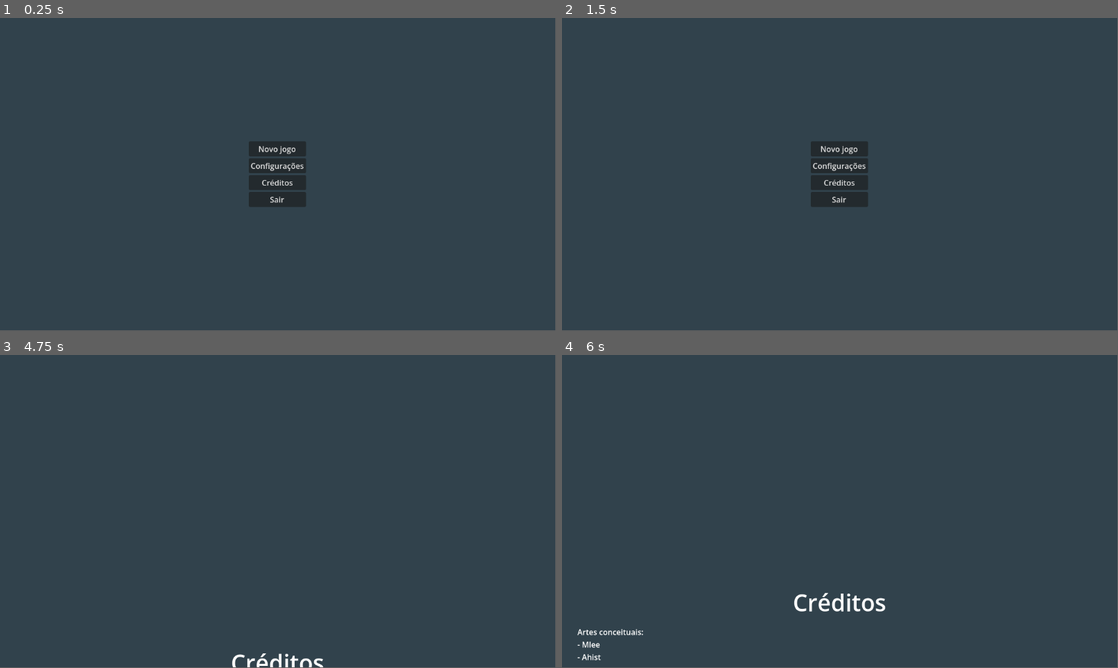
Above: before the commit, frames 1-4 (two rows, left to right).
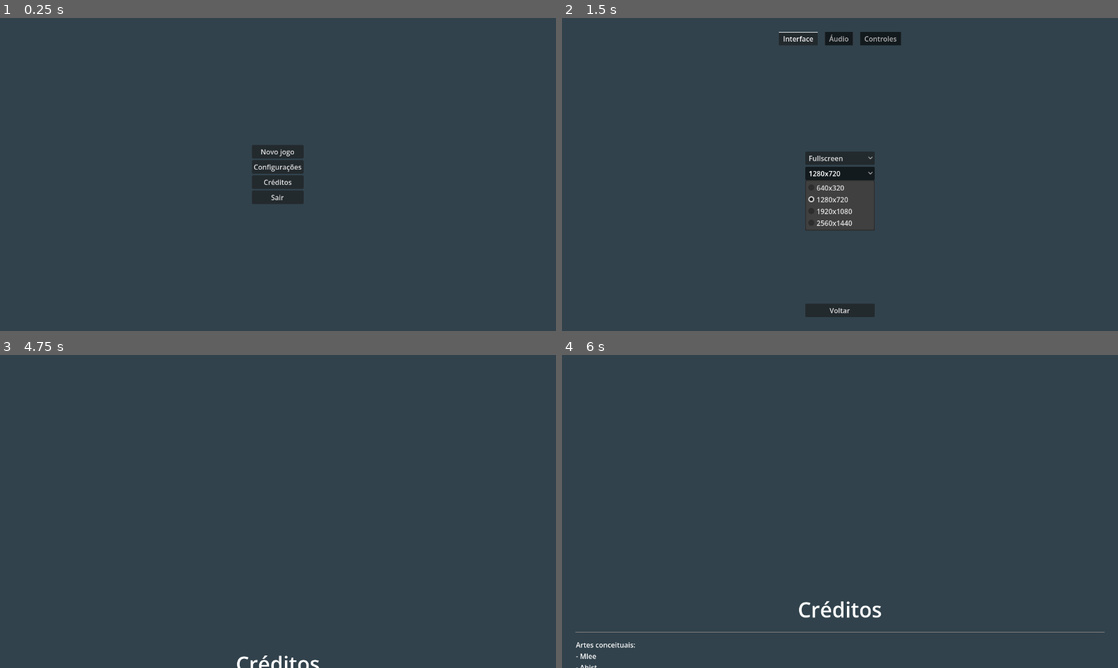
Above: after the commit, the same moments.

Repository: Pipocas-Tristes/carimbo-game
Game: Godot game, scene res://telas/tela_inicial.tscn
The game is run twice, just before and just after one commit, with the same random seed, the same clock (stepped at 60 frames per second) and the same inputs. Before the commit the project has no main scene; this scene is started directly in both runs.
Inputs (mouse positions are in pixels of both pictures, inside the frame that each line leads up to):
- Up to frame 1 (0.25 s): no input
- Up to frame 2 (1.5 s): click "Configurações" at 0.5 s; click (840, 174) at 1.25 s, where only the run after the commit has a clickable "1280x720"
- Up to frame 3 (4.75 s): click (278, 646) at 2 s, where only the run after the commit has a clickable "Voltar"; click "Novo jogo" at 2.75 s; click "Novo jogo" at 3.5 s; click "Créditos" at 4.25 s
- Up to frame 4 (6 s): click "Créditos" at 5 s; click "Novo jogo" at 5.75 s
In our replay, the window is 799x449 before the commit and 800x450 after it. These sizes can differ from the game's own. Grey fills any space a smaller window leaves; there, only what the larger window draws over its background counts as a difference.

The runs differ from the first frame. In frame 1, 0.8% of the frame differs, in the area x 44-55%, y 39-61%; in frame 2, 3.1%, in the area x 39-61%, y 4-96%; in frame 3, 0.3%; in frame 4, 1.1%.

Commit message:
✨implementa configuracoes de audio e interface

Diff:
--- /dev/null
+++ b/carimbo-game/default_bus_layout.tres
@@ -0,0 +1,15 @@
+[gd_resource type="AudioBusLayout" format=3 uid="uid://jgc3pjccottf"]
+
+[resource]
+bus/1/name = &"Efeitos sonoros"
+bus/1/solo = false
+bus/1/mute = false
+bus/1/bypass_fx = false
+bus/1/volume_db = 0.0
+bus/1/send = &""
+bus/2/name = &"Música"
+bus/2/solo = false
+bus/2/mute = false
+bus/2/bypass_fx = false
+bus/2/volume_db = 0.0
+bus/2/send = &""
--- a/carimbo-game/project.godot
+++ b/carimbo-game/project.godot
@@ -8,8 +8,21 @@
 
 config_version=5
 
+[animation]
+
+compatibility/default_parent_skeleton_in_mesh_instance_3d=true
+
 [application]
 
 config/name="Carimbo Game"
-config/features=PackedStringArray("4.5", "Forward Plus")
+run/main_scene="uid://dfup2bdf5sdnw"
+config/features=PackedStringArray("4.6", "Forward Plus")
 config/icon="res://icon.svg"
+
+[display]
+
+window/size/viewport_width=1280
+window/size/viewport_height=720
+window/size/mode=4
+window/stretch/mode="viewport"
+window/stretch/scale_mode="integer"
--- /dev/null
+++ b/carimbo-game/scripts/tela_config.gd
@@ -0,0 +1,50 @@
+extends Control
+
+signal voltar_pressed
+
+var _resolucao_value: Vector2i
+var _modo_value: Window.Mode
+
+@onready var aplicar_btn: Button = $margin/VBoxContainer/TabContainer/Interface/aplicar
+
+func _ready() -> void:
+	get_tree().root.min_size = Vector2i(640, 360)
+	_resolucao_value = Vector2i(640, 360)
+	_modo_value = Window.MODE_EXCLUSIVE_FULLSCREEN
+
+func _process(_delta: float) -> void:
+	if (Input.is_action_pressed("ui_cancel")):
+		voltar_pressed.emit()
+
+func _on_geral_slider_value_changed(value: float) -> void:
+	var geral_idx = AudioServer.get_bus_index("Master")
+	AudioServer.set_bus_volume_db(geral_idx, value)
+
+func _on_efeito_slider_value_changed(value: float) -> void:
+	var geral_idx = AudioServer.get_bus_index("Efeitos sonoros")
+	AudioServer.set_bus_volume_db(geral_idx, value)
+
+func _on_musica_slider_value_changed(value: float) -> void:
+	var geral_idx = AudioServer.get_bus_index("Música")
+	AudioServer.set_bus_volume_db(geral_idx, value)
+
+func _on_resolucao_item_selected(index: int) -> void:
+	_resolucao_value = Vector2i((index+1) * 640, (index+1) * 360)
+	aplicar_btn.disabled = false
+
+func _on_modo_item_selected(index: int) -> void:
+	match index:
+		0:
+			_modo_value = Window.MODE_WINDOWED
+		1:
+			_modo_value = Window.MODE_EXCLUSIVE_FULLSCREEN
+	aplicar_btn.disabled = false
+
+func _on_aplicar_button_up() -> void:
+	get_tree().root.content_scale_size = _resolucao_value
+	get_tree().root.mode = _modo_value
+	aplicar_btn.disabled = true
+
+
+func _on_voltar_button_up() -> void:
+	voltar_pressed.emit()
--- a/carimbo-game/scripts/tela_inicial.gd
+++ b/carimbo-game/scripts/tela_inicial.gd
@@ -4,14 +4,17 @@
 signal configurar_opened
 
 const TELA_CREDITOS: PackedScene = preload("uid://bok2i3ulpkeq8")
+const TELA_CONFIG = preload("uid://ds226ph62jpir")
 
 func _on_novo_jogo_btn_button_up() -> void:
 	novo_jogo_opened.emit()
 
 
 func _on_configurar_btn_button_up() -> void:
-	configurar_opened.emit()
-
+	var tela_config: Control = TELA_CONFIG.instantiate()
+	add_child(tela_config)
+	await tela_config.voltar_pressed
+	tela_config.queue_free()
 
 func _on_creditos_btn_button_up() -> void:
 	var tela_creditos: Control = TELA_CREDITOS.instantiate()
@@ -19,7 +22,5 @@
 	await tela_creditos.saiu_dos_creditos
 	tela_creditos.queue_free()
 
-
-
 func _on_sair_btn_button_up() -> void:
 	get_tree().quit()
--- /dev/null
+++ b/carimbo-game/telas/tela_config.tscn
@@ -0,0 +1,228 @@
+[gd_scene format=3 uid="uid://ds226ph62jpir"]
+
+[ext_resource type="Script" uid="uid://b1x35dq66vxb6" path="res://scripts/tela_config.gd" id="1_22k8j"]
+
+[sub_resource type="StyleBoxEmpty" id="StyleBoxEmpty_byfl0"]
+
+[node name="tela_config" type="Control" unique_id=229657649]
+layout_mode = 3
+anchors_preset = 15
+anchor_right = 1.0
+anchor_bottom = 1.0
+grow_horizontal = 2
+grow_vertical = 2
+script = ExtResource("1_22k8j")
+
+[node name="ColorRect" type="ColorRect" parent="." unique_id=1046944325]
+layout_mode = 1
+anchors_preset = 15
+anchor_right = 1.0
+anchor_bottom = 1.0
+grow_horizontal = 2
+grow_vertical = 2
+color = Color(0.19215687, 0.25882354, 0.29803923, 1)
+
+[node name="margin" type="MarginContainer" parent="." unique_id=892763130]
+layout_mode = 1
+anchors_preset = 15
+anchor_right = 1.0
+anchor_bottom = 1.0
+grow_horizontal = 2
+grow_vertical = 2
+theme_override_constants/margin_left = 32
+theme_override_constants/margin_top = 32
+theme_override_constants/margin_right = 32
+theme_override_constants/margin_bottom = 32
+
+[node name="VBoxContainer" type="VBoxContainer" parent="margin" unique_id=804901583]
+layout_mode = 2
+
+[node name="TabContainer" type="TabContainer" parent="margin/VBoxContainer" unique_id=931504384]
+layout_mode = 2
+size_flags_vertical = 3
+theme_override_constants/tab_separation = 16
+theme_override_styles/panel = SubResource("StyleBoxEmpty_byfl0")
+tab_alignment = 1
+current_tab = 0
+
+[node name="Interface" type="VBoxContainer" parent="margin/VBoxContainer/TabContainer" unique_id=875100870]
+layout_mode = 2
+size_flags_vertical = 4
+alignment = 1
+metadata/_tab_index = 0
+
+[node name="modo" type="OptionButton" parent="margin/VBoxContainer/TabContainer/Interface" unique_id=1812377385]
+custom_minimum_size = Vector2(160, 0)
+layout_mode = 2
+size_flags_horizontal = 4
+size_flags_vertical = 4
+action_mode = 1
+selected = 1
+item_count = 2
+popup/item_0/text = "Window"
+popup/item_0/id = 1
+popup/item_1/text = "Fullscreen"
+popup/item_1/id = 0
+
+[node name="resolucao" type="OptionButton" parent="margin/VBoxContainer/TabContainer/Interface" unique_id=908432477]
+custom_minimum_size = Vector2(160, 0)
+layout_mode = 2
+size_flags_horizontal = 4
+size_flags_vertical = 4
+action_mode = 1
+selected = 1
+item_count = 4
+popup/item_0/text = "640x320"
+popup/item_0/id = 0
+popup/item_1/text = "1280x720"
+popup/item_1/id = 1
+popup/item_2/text = "1920x1080"
+popup/item_2/id = 2
+popup/item_3/text = "2560x1440"
+popup/item_3/id = 3
+
+[node name="aplicar" type="Button" parent="margin/VBoxContainer/TabContainer/Interface" unique_id=769099271]
+custom_minimum_size = Vector2(160, 0)
+layout_mode = 2
+size_flags_horizontal = 4
+disabled = true
+text = "Aplicar"
+
+[node name="Áudio" type="VBoxContainer" parent="margin/VBoxContainer/TabContainer" unique_id=918948503]
+visible = false
+layout_mode = 2
+size_flags_vertical = 4
+alignment = 1
+metadata/_tab_index = 1
+
+[node name="volume_geral" type="HSplitContainer" parent="margin/VBoxContainer/TabContainer/Áudio" unique_id=904965155]
+layout_mode = 2
+
+[node name="geral_label" type="Label" parent="margin/VBoxContainer/TabContainer/Áudio/volume_geral" unique_id=1927178172]
+layout_mode = 2
+size_flags_horizontal = 3
+text = "Volume geral"
+
+[node name="geral_slider" type="HSlider" parent="margin/VBoxContainer/TabContainer/Áudio/volume_geral" unique_id=280970556]
+custom_minimum_size = Vector2(800, 0)
+layout_mode = 2
+
+[node name="vol_efeitos_sonoros" type="HSplitContainer" parent="margin/VBoxContainer/TabContainer/Áudio" unique_id=2037130190]
+layout_mode = 2
+
+[node name="efeito_label" type="Label" parent="margin/VBoxContainer/TabContainer/Áudio/vol_efeitos_sonoros" unique_id=801860932]
+layout_mode = 2
+size_flags_horizontal = 3
+text = "Efeitos sonoros"
+
+[node name="efeito_slider" type="HSlider" parent="margin/VBoxContainer/TabContainer/Áudio/vol_efeitos_sonoros" unique_id=422434661]
+custom_minimum_size = Vector2(800, 0)
+layout_mode = 2
+
+[node name="vol_musica" type="HSplitContainer" parent="margin/VBoxContainer/TabContainer/Áudio" unique_id=1874390912]
+layout_mode = 2
+
+[node name="musica_label" type="Label" parent="margin/VBoxContainer/TabContainer/Áudio/vol_musica" unique_id=1586063400]
+layout_mode = 2
+size_flags_horizontal = 3
+text = "Música"
+
+[node name="musica_slider" type="HSlider" parent="margin/VBoxContainer/TabContainer/Áudio/vol_musica" unique_id=1910739502]
+custom_minimum_size = Vector2(800, 0)
+layout_mode = 2
+
+[node name="Controles" type="VBoxContainer" parent="margin/VBoxContainer/TabContainer" unique_id=2046646443]
+visible = false
+layout_mode = 2
+theme_override_constants/separation = 16
+alignment = 1
+metadata/_tab_index = 2
+
+[node name="para_cima" type="HSplitContainer" parent="margin/VBoxContainer/TabContainer/Controles" unique_id=1765821657]
+layout_mode = 2
+
+[node name="Label" type="Label" parent="margin/VBoxContainer/TabContainer/Controles/para_cima" unique_id=408239023]
+layout_mode = 2
+size_flags_horizontal = 3
+text = "Mover para cima"
+
+[node name="Button" type="Button" parent="margin/VBoxContainer/TabContainer/Controles/para_cima" unique_id=365698165]
+custom_minimum_size = Vector2(100, 0)
+layout_mode = 2
+size_flags_horizontal = 0
+toggle_mode = true
+text = "W"
+
+[node name="para_baixo" type="HSplitContainer" parent="margin/VBoxContainer/TabContainer/Controles" unique_id=866811904]
+layout_mode = 2
+
+[node name="Label" type="Label" parent="margin/VBoxContainer/TabContainer/Controles/para_baixo" unique_id=2005824375]
+layout_mode = 2
+size_flags_horizontal = 3
+text = "Mover para baixo"
+
+[node name="Button" type="Button" parent="margin/VBoxContainer/TabContainer/Controles/para_baixo" unique_id=1768130493]
+custom_minimum_size = Vector2(100, 0)
+layout_mode = 2
+size_flags_horizontal = 0
+toggle_mode = true
+text = "S"
+
+[node name="para_esquerda" type="HSplitContainer" parent="margin/VBoxContainer/TabContainer/Controles" unique_id=376025062]
+layout_mode = 2
+
+[node name="Label" type="Label" parent="margin/VBoxContainer/TabContainer/Controles/para_esquerda" unique_id=1432270915]
+layout_mode = 2
+size_flags_horizontal = 3
+text = "Mover para esquerda"
+
+[node name="Button" type="Button" parent="margin/VBoxContainer/TabContainer/Controles/para_esquerda" unique_id=96822019]
+custom_minimum_size = Vector2(100, 0)
+layout_mode = 2
+size_flags_horizontal = 0
+toggle_mode = true
+text = "A"
+
+[node name="para_direita" type="HSplitContainer" parent="margin/VBoxContainer/TabContainer/Controles" unique_id=766682053]
+layout_mode = 2
+
+[node name="Label" type="Label" parent="margin/VBoxContainer/TabContainer/Controles/para_direita" unique_id=758052029]
+layout_mode = 2
+size_flags_horizontal = 3
+text = "Mover para direita"
+
+[node name="Button" type="Button" parent="margin/VBoxContainer/TabContainer/Controles/para_direita" unique_id=1199636032]
+custom_minimum_size = Vector2(100, 0)
+layout_mode = 2
+size_flags_horizontal = 0
+toggle_mode = true
+text = "D"
+
+[node name="interagir" type="HSplitContainer" parent="margin/VBoxContainer/TabContainer/Controles" unique_id=2122394294]
+layout_mode = 2
+
+[node name="Label" type="Label" parent="margin/VBoxContainer/TabContainer/Controles/interagir" unique_id=1260461179]
+layout_mode = 2
+size_flags_horizontal = 3
+text = "Interagir"
+
+[node name="Button" type="Button" parent="margin/VBoxContainer/TabContainer/Controles/interagir" unique_id=1278946227]
+custom_minimum_size = Vector2(100, 0)
+layout_mode = 2
+size_flags_horizontal = 0
+toggle_mode = true
+text = "E"
+
+[node name="voltar" type="Button" parent="margin/VBoxContainer" unique_id=465168556]
+custom_minimum_size = Vector2(160, 0)
+layout_mode = 2
+size_flags_horizontal = 4
+text = "Voltar"
+
+[connection signal="item_selected" from="margin/VBoxContainer/TabContainer/Interface/modo" to="." method="_on_modo_item_selected"]
+[connection signal="item_selected" from="margin/VBoxContainer/TabContainer/Interface/resolucao" to="." method="_on_resolucao_item_selected"]
+[connection signal="button_up" from="margin/VBoxContainer/TabContainer/Interface/aplicar" to="." method="_on_aplicar_button_up"]
+[connection signal="value_changed" from="margin/VBoxContainer/TabContainer/Áudio/volume_geral/geral_slider" to="." method="_on_geral_slider_value_changed"]
+[connection signal="value_changed" from="margin/VBoxContainer/TabContainer/Áudio/vol_efeitos_sonoros/efeito_slider" to="." method="_on_efeito_slider_value_changed"]
+[connection signal="value_changed" from="margin/VBoxContainer/TabContainer/Áudio/vol_musica/musica_slider" to="." method="_on_musica_slider_value_changed"]
+[connection signal="button_up" from="margin/VBoxContainer/voltar" to="." method="_on_voltar_button_up"]
--- a/carimbo-game/telas/tela_creditos.tscn
+++ b/carimbo-game/telas/tela_creditos.tscn
@@ -1,8 +1,8 @@
-[gd_scene load_steps=2 format=3 uid="uid://bok2i3ulpkeq8"]
+[gd_scene format=3 uid="uid://bok2i3ulpkeq8"]
 
 [ext_resource type="Script" uid="uid://cs7fu3neb7tf" path="res://scripts/tela_creditos.gd" id="1_hcio5"]
 
-[node name="tela_creditos" type="Control"]
+[node name="tela_creditos" type="Control" unique_id=160994473]
 layout_mode = 3
 anchors_preset = 15
 anchor_right = 1.0
@@ -11,7 +11,7 @@
 grow_vertical = 2
 script = ExtResource("1_hcio5")
 
-[node name="fundo" type="ColorRect" parent="."]
+[node name="fundo" type="ColorRect" parent="." unique_id=1055793957]
 layout_mode = 1
 anchors_preset = 15
 anchor_right = 1.0
@@ -20,7 +20,7 @@
 grow_vertical = 2
 color = Color(0.19215687, 0.25882354, 0.29803923, 1)
 
-[node name="margin" type="MarginContainer" parent="."]
+[node name="margin" type="MarginContainer" parent="." unique_id=104009409]
 layout_mode = 1
 anchors_preset = 15
 anchor_right = 1.0
@@ -32,25 +32,28 @@
 theme_override_constants/margin_left = 32
 theme_override_constants/margin_right = 32
 
-[node name="VBoxContainer" type="VBoxContainer" parent="margin"]
+[node name="VBoxContainer" type="VBoxContainer" parent="margin" unique_id=71956680]
 layout_mode = 2
 theme_override_constants/separation = 16
 
-[node name="titulo" type="Label" parent="margin/VBoxContainer"]
+[node name="titulo" type="Label" parent="margin/VBoxContainer" unique_id=1261082838]
 layout_mode = 2
 size_flags_vertical = 1
 theme_override_font_sizes/font_size = 48
 text = "Créditos"
 horizontal_alignment = 1
 
-[node name="artes_conceituais" type="Label" parent="margin/VBoxContainer"]
+[node name="HSeparator" type="HSeparator" parent="margin/VBoxContainer" unique_id=494142785]
+layout_mode = 2
+
+[node name="artes_conceituais" type="Label" parent="margin/VBoxContainer" unique_id=684827478]
 layout_mode = 2
 size_flags_vertical = 1
 text = "Artes conceituais:
 - Mlee
 - Ahist"
 
-[node name="game-design" type="Label" parent="margin/VBoxContainer"]
+[node name="game-design" type="Label" parent="margin/VBoxContainer" unique_id=1879852604]
 layout_mode = 2
 size_flags_vertical = 1
 text = "Game Design / Level design:
@@ -60,14 +63,14 @@
 - Ashfox
 - Neki"
 
-[node name="narrativa" type="Label" parent="margin/VBoxContainer"]
+[node name="narrativa" type="Label" parent="margin/VBoxContainer" unique_id=1848332464]
 layout_mode = 2
 size_flags_vertical = 1
 text = "Narrativa:
 - Mlee
 - Ahist"
 
-[node name="assets" type="Label" parent="margin/VBoxContainer"]
+[node name="assets" type="Label" parent="margin/VBoxContainer" unique_id=1084952642]
 layout_mode = 2
 size_flags_vertical = 1
 text = "Assets:
@@ -75,7 +78,7 @@
 - Ahist
 - Victor Lazuli"
 
-[node name="programação" type="Label" parent="margin/VBoxContainer"]
+[node name="programação" type="Label" parent="margin/VBoxContainer" unique_id=950143019]
 layout_mode = 2
 size_flags_vertical = 1
 text = "Programação:
Not shown, added: carimbo-game/scripts/tela_config.gd.uid
